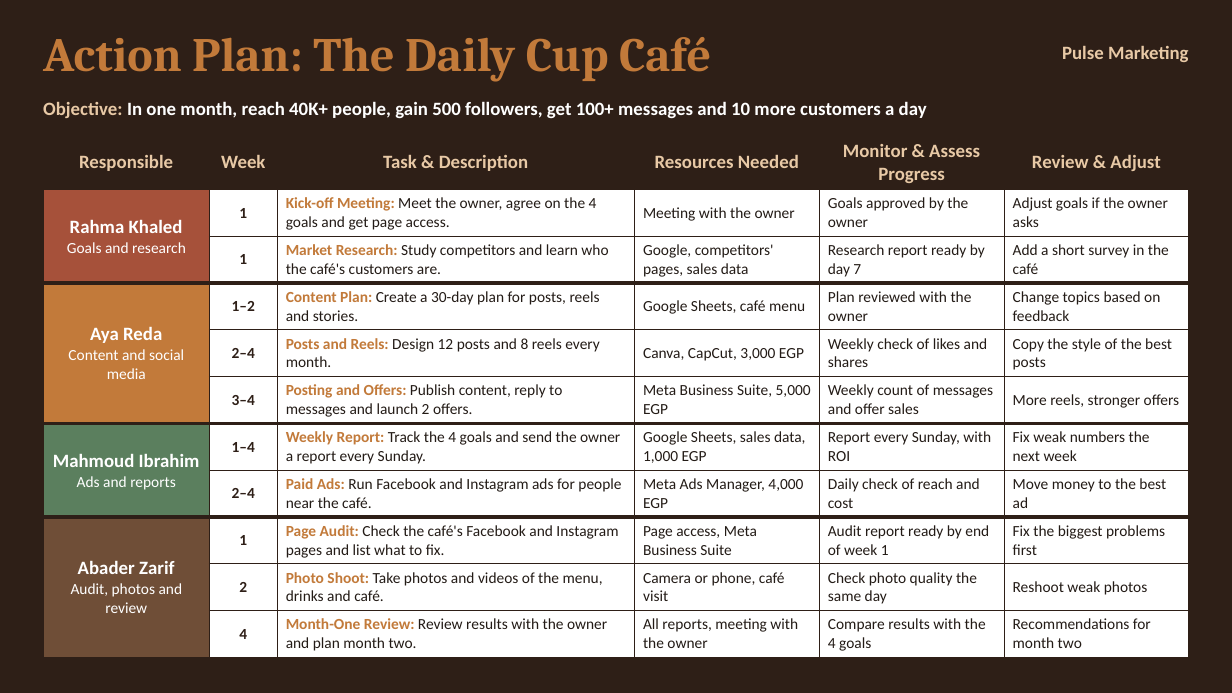
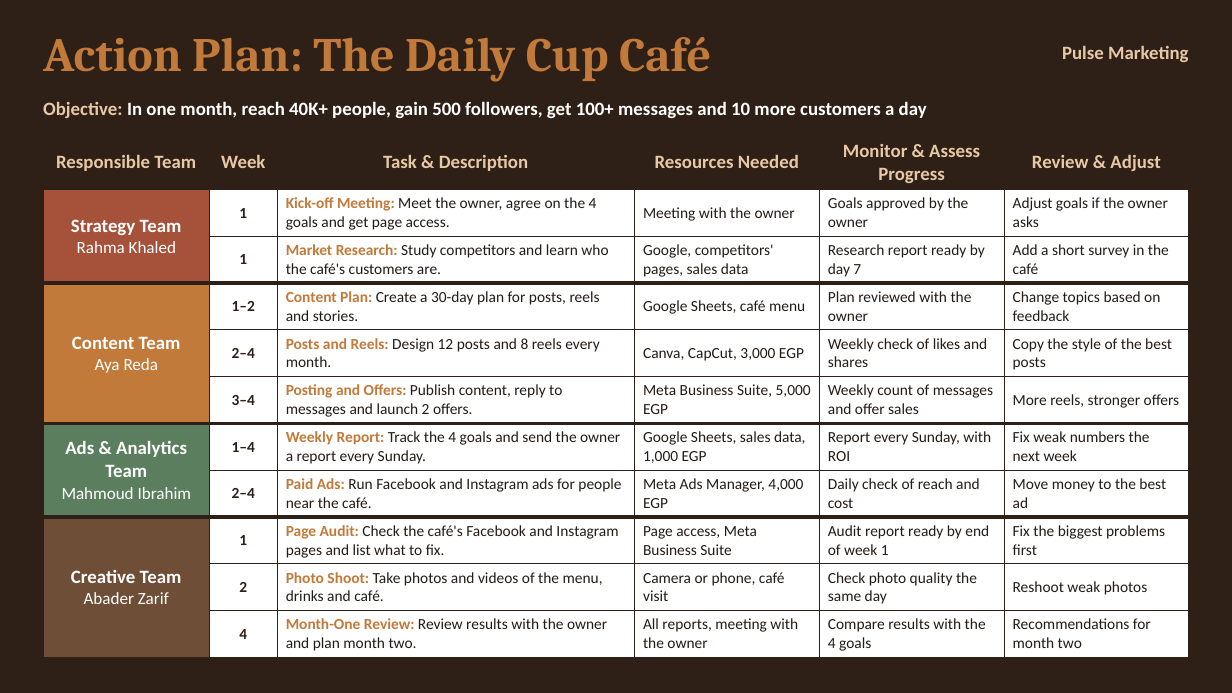
Before and after one commit to RahmaOshba/RahmaOshba, a slide deck: slide 1 of The_Daily_Cup_Action_Plan_Table.pptx. Drawn at 1232x693 pixels with LibreOffice and Linux fonts; fonts in the diff are those of the drawing. Boxes give left, top, right and bottom in pixels: in the first picture for what was removed or moved away, otherwise in the second. Text is boxed around its words. In the diff, an @@ line names an element or a change of style, - is before the commit and + after.

```diff
--- a/The_Daily_Cup_Action_Plan_Table.pptx
+++ b/The_Daily_Cup_Action_Plan_Table.pptx
@@ table at [43, 136, 1189, 655] @@
-row 1, column 1: Responsible
+row 1, column 1: Responsible Team
-row 2, column 1: Rahma Khaled / Goals and research
+row 2, column 1: Strategy Team / Rahma Khaled
-row 4, column 1: Aya Reda / Content and social media
+row 4, column 1: Content Team / Aya Reda
-row 7, column 1: Mahmoud Ibrahim / Ads and reports
+row 7, column 1: Ads & Analytics Team / Mahmoud Ibrahim
-row 9, column 1: Abader Zarif / Audit, photos and review
+row 9, column 1: Creative Team / Abader Zarif
```
Also in this commit, not shown: 4 slides removed, 1 other file.
